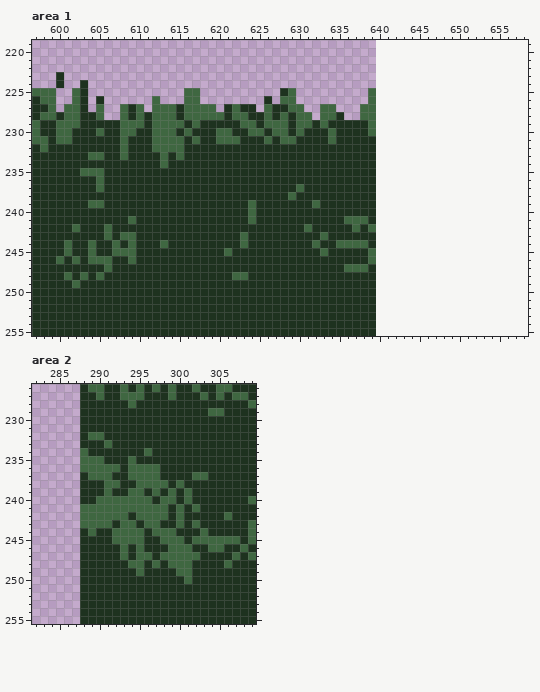
Pixel-art file: Aseprite/Enviroment/Stages/Light_forest/tileset/bg_near.aseprite. The picture above was drawn from the file before the commit.
640x256 pixels, 1 frame. Colours within 5 levels of each other are drawn and written as one. Shown: area 1: x 597..658, y 219..255; area 2: x 282..309, y 226..255. The old version is drawn lined up with the new one, on the new canvas.
After:
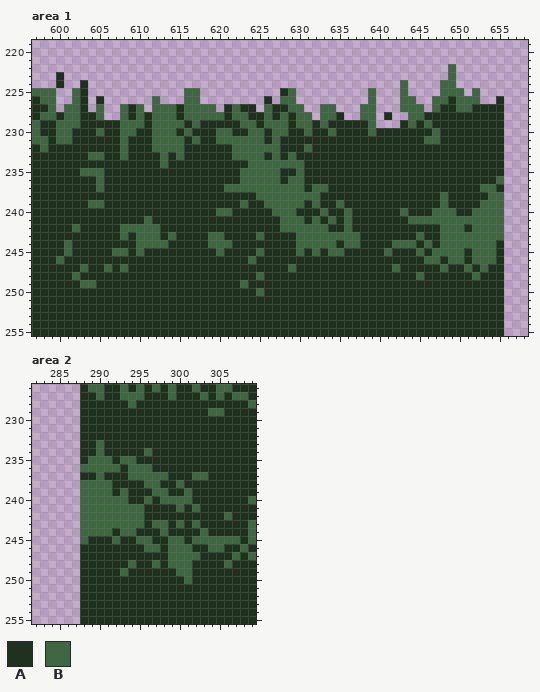
Palette (. is transparent): A #1e321f  B #3f6741
The edit:
canvas 640x256 -> 800x256
Changed rows in their new state; - is an unchanged pixel.
Area 1:
first column x 601:
222 ------------------------------------------------B------
223 ------------------------------------------------B------
224 ------------------------------------------B----BB------
225 ------------------------------------------B----BBB-B---
226 ------------------------------------------BB--BBABBB--A
227 ------------------------------------------BBB-BAABBAAAA
228 ----------------------------------------A--BBAAAAAAAAAA
229 ------------------------------------------ABABAAAAAAAAA
230 -----------------------------AB--------AAAAAAABAAAAAAAA
231 ----------------------BBBABAA----A-----AAAAAABBAAAAAAAA
232 ---------------------BBBBBB---B--------AAAAAAAAAAAAAAAA
233 ---------------------BBBB-B-B----------AAAAAAAAAAAAAAAA
234 -----------------------BBBBBBB---------AAAAAAAAAAAAAAAA
235 ----------------------BBBBB--B---------AAAAAAAAAAAAAAAA
236 ----------------------BBBBB-BB---------AAAAAAAAAAAAAAAB
237 --------------------BBBBBBBBB--BB------AAAAAAAAAAAAABBA
238 ------------------------BBBB-BBB-------AAAAAAAABAAAAABB
239 ----------------------BA-BBBBB----B----AAAAAAAABAAAABBB
240 -------------------BB--A--BBB---B--B---AAABAAABBBAABBBB
241 --------A-B------------A---BBB-B-B--AA-AAAABBBBBBBBBBBB
242 -----A-BBBBB---------------BBB-BB--BA-AAAAAAAAABBBABBBB
243 -----A--ABBB-B----BB--A-B----BBB-BBBB--AAAAABAABBBBBBBB
244 ---A--A-ABBB------BBB-A------BB-BBA--A-AABBBABABBBBBBBA
245 ---A----AB---------BA---B----B-BABB---AABAAABABBBBABBBA
246 -A-AAA--A--------------B--------------AAAAAAABBABBABBBA
247 --B----B--------------------B------AAA-AABAAAAABAABABAA
248 ABA-A----------------AA-B--------------AAAAABAAAAAABAAA
249 -ABB------------------B----------------AAAAAAAAAAAAAAAA
250 ------------------------B--------------AAAAAAAAAAAAAAAA
251 ---------------------------------------AAAAAAAAAAAAAAAA
252 ---------------------------------------AAAAAAAAAAAAAAAA
253 ---------------------------------------AAAAAAAAAAAAAAAA
254 ---------------------------------------AAAAAAAAAAAAAAAA
255 ---------------------------------------AAAAAAAAAAAAAAAA
Area 2:
first column x 288:
232 -AA----------
233 --BA---------
234 A-B----------
235 A--B-B-------
236 ---------A---
237 -A-A------B--
238 BBB-A--A--A--
239 BBB--BAA--BA-
240 BB----AA----B
241 --------AAA--
242 ------B-AAA-A
243 ----B--BA-B--
244 B-BBA--A-A-A-
245 B----AA-B-A--
246 -----A-ABB---
247 -----A-AA-A--
248 -------A-----
249 -----B-A-----
Where, in picture pixels (left, top, right, bottom), the same in both pictures:
changed: (208, 64, 504, 336)
changed: (64, 216, 176, 288)
changed: (80, 432, 184, 576)
